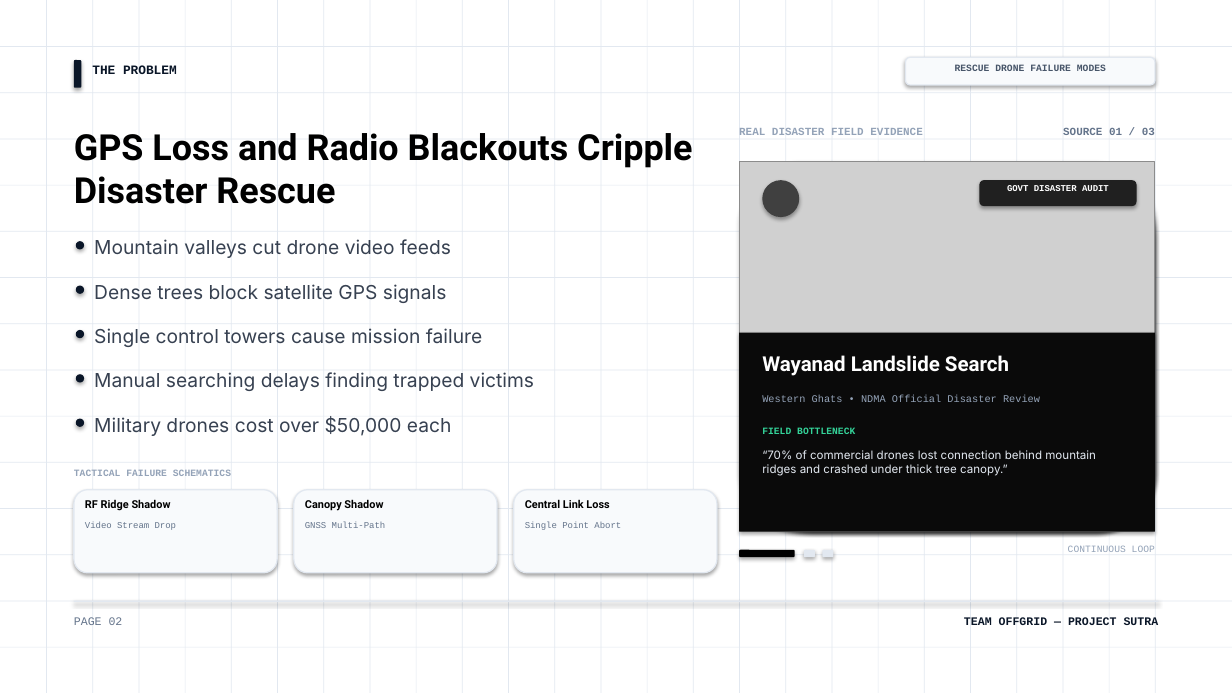
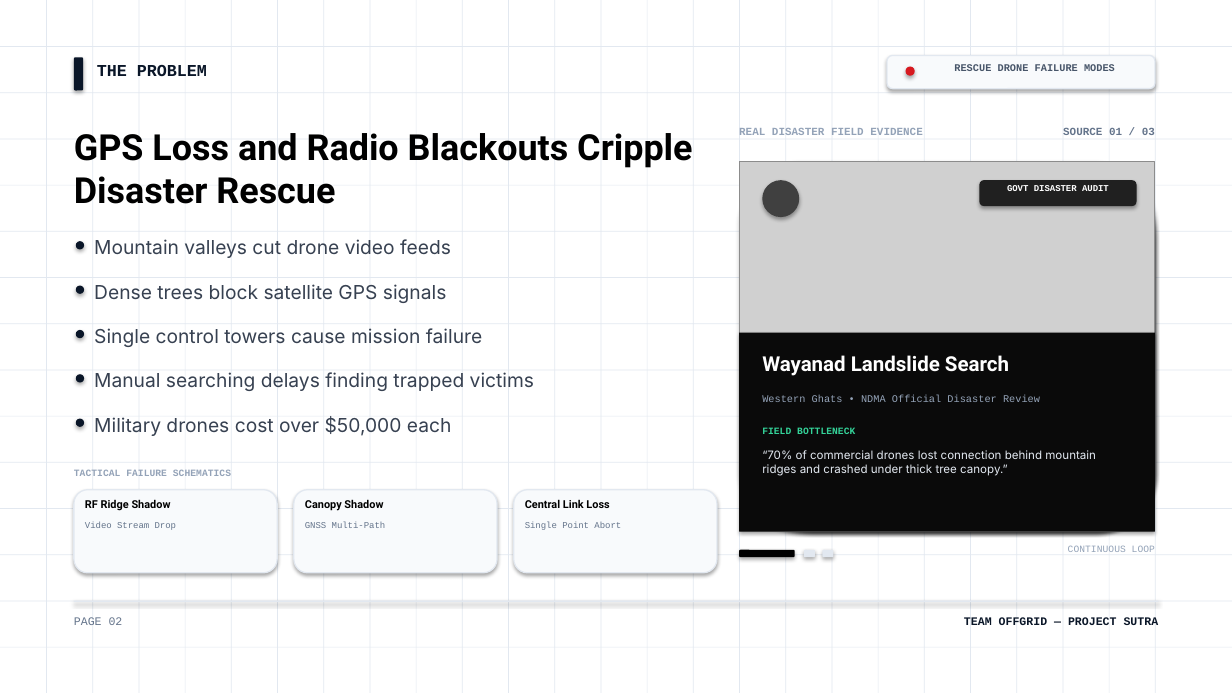
Before and after one commit to Harika-reddy2628/SUTRA-PPT, a slide deck: slide 2 of sutra_pitch_deck.pptx. Drawn at 1232x693 pixels with LibreOffice and Linux fonts; fonts in the diff are those of the drawing; grey boxes stand for pictures. Boxes give left, top, right and bottom in pixels: in the first picture for what was removed or moved away, otherwise in the second. Text is boxed around its words. In the diff, an @@ line names an element or a change of style, - is before the commit and + after.

Commit message:
style(slides): increase visual prominence and font size of slide section headers

```diff
--- a/sutra_pitch_deck.pptx
+++ b/sutra_pitch_deck.pptx
@@ rounded rectangle: place and size @@
-rounded rectangle at (906, 57, 1155, 85)
+rounded rectangle at (887, 55, 1155, 89)
@@ text "THE PROBLEM" at (97, 65, 207, 76): size 10 to 13 pt @@
@@ ellipse added at (906, 67, 915, 76), fill #D71920 @@
@@ text "RESCUE DRONE FAILURE MODES" at (954, 64, 1115, 71): size 7.5 to 8 pt @@
```
Also in this commit, not shown: 5 other files.
